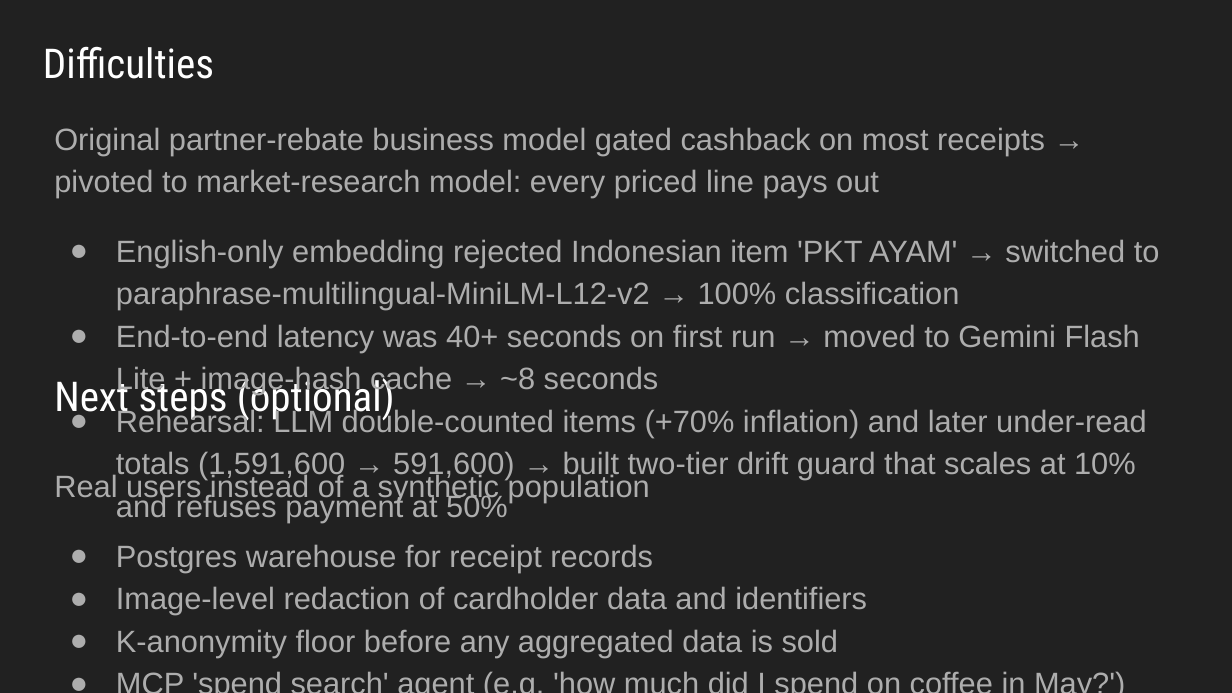
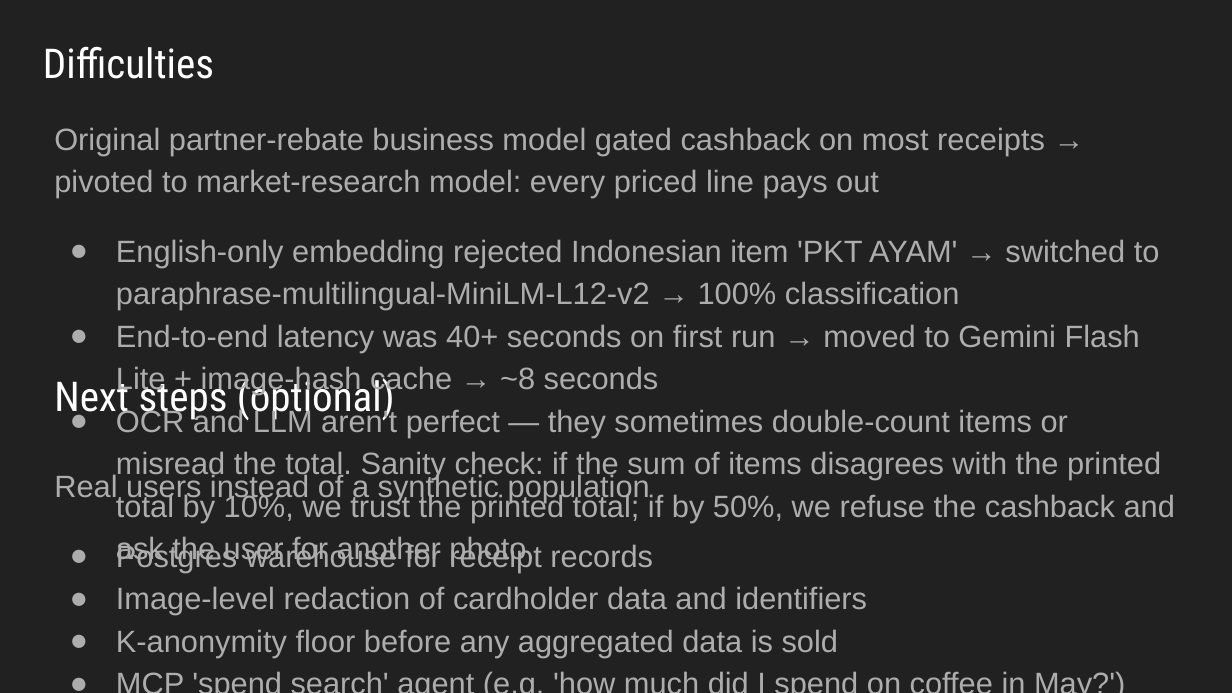
Before and after one commit to alexgl77/receipt-to-cashback, a slide deck: slide 5 of presentation/Receipt-to-Cashback.pptx. Drawn at 1232x693 pixels with LibreOffice and Linux fonts; fonts in the diff are those of the drawing. Boxes give left, top, right and bottom in pixels: in the first picture for what was removed or moved away, otherwise in the second. Text is boxed around its words. In the diff, an @@ line names an element or a change of style, - is before the commit and + after.

```diff
--- a/presentation/Receipt-to-Cashback.pptx
+++ b/presentation/Receipt-to-Cashback.pptx
@@ text at (116, 407, 1161, 565): text changed @@
-● Rehearsal: LLM double-counted items (+70% inflation) and later under-read totals (1,591,600 → 591,600) → built two-tier drift guard that scales at 10% and refuses payment at 50%
+● OCR and LLM aren't perfect — they sometimes double-count items or misread the total. Sanity check: if the sum of items disagrees with the printed total by 10%, we trust the printed total; if by 50%, we refuse the cashback and ask the user for another photo.
```
Also in this commit, not shown: 3 other files.
